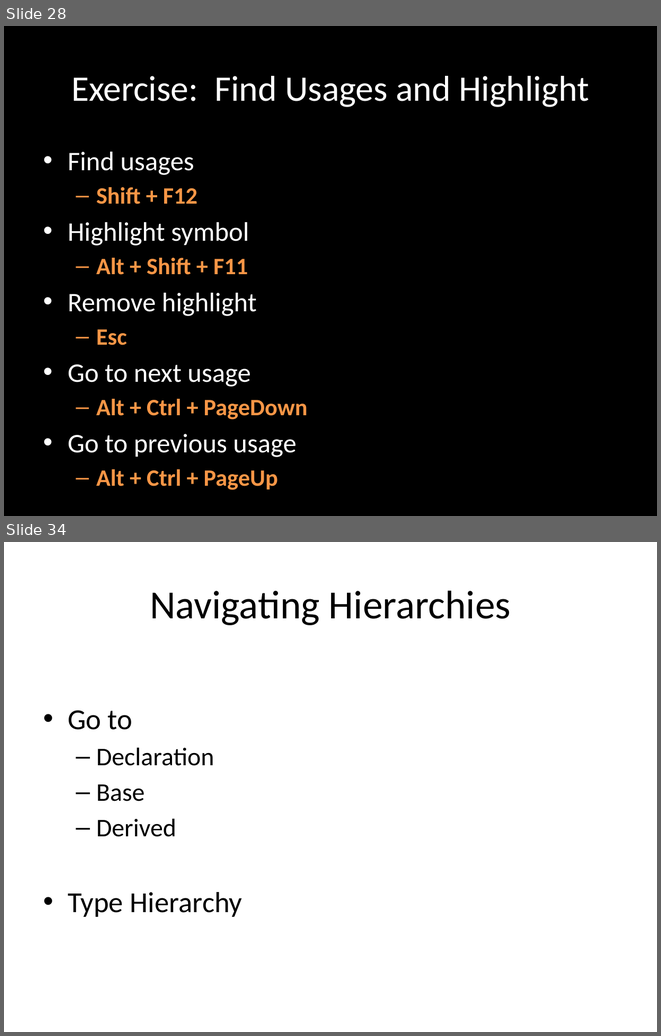
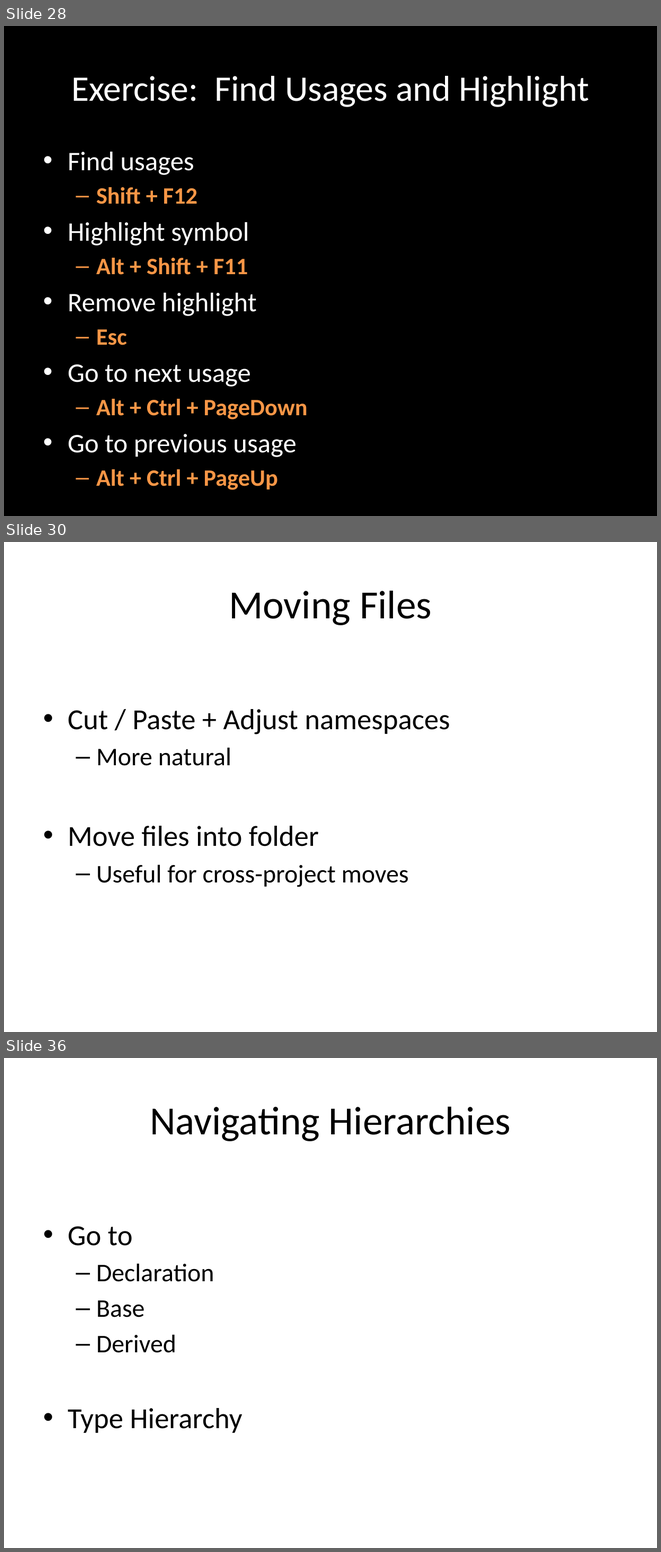
Before and after one commit to rasmuskl/ReSharperCourse, a slide deck: Presentations/2 - Exercises - ReSharper Course.pptx. Shown one above the other, each under a label of ours: slides 28 and 34 before the commit, slides 28, 30 and 36 after it; the slides between them are not shown. The pictures are 661x1036 and 661x1552 pixels, drawn with LibreOffice and Linux fonts; fonts in the diff are those of the drawing. Boxes give left, top, right and bottom in pixels: in the first picture for what was removed or moved away, otherwise in the second. Text is boxed around its words. In the diff, an @@ line names an element or a change of style, - is before the commit and + after.

```diff
--- a/Presentations/2 - Exercises - ReSharper Course.pptx
+++ b/Presentations/2 - Exercises - ReSharper Course.pptx
@@ slide 30 added at <box>4,542,657,1032</box>, background #FFFFFF @@
@@ title added at <box>229,590,432,625</box>, 44 pt, text #000000 @@
+Moving Files
@@ text added at <box>68,709,450,887</box>, 32 pt, text #000000 @@
+• Cut / Paste + Adjust namespaces
+  – More natural
+• Move files into folder
+  – Useful for cross-project moves
@@ what was slide 34 is now slide 36 @@
```
Also in this commit, not shown: 4 slides changed, 1 other slide added.
